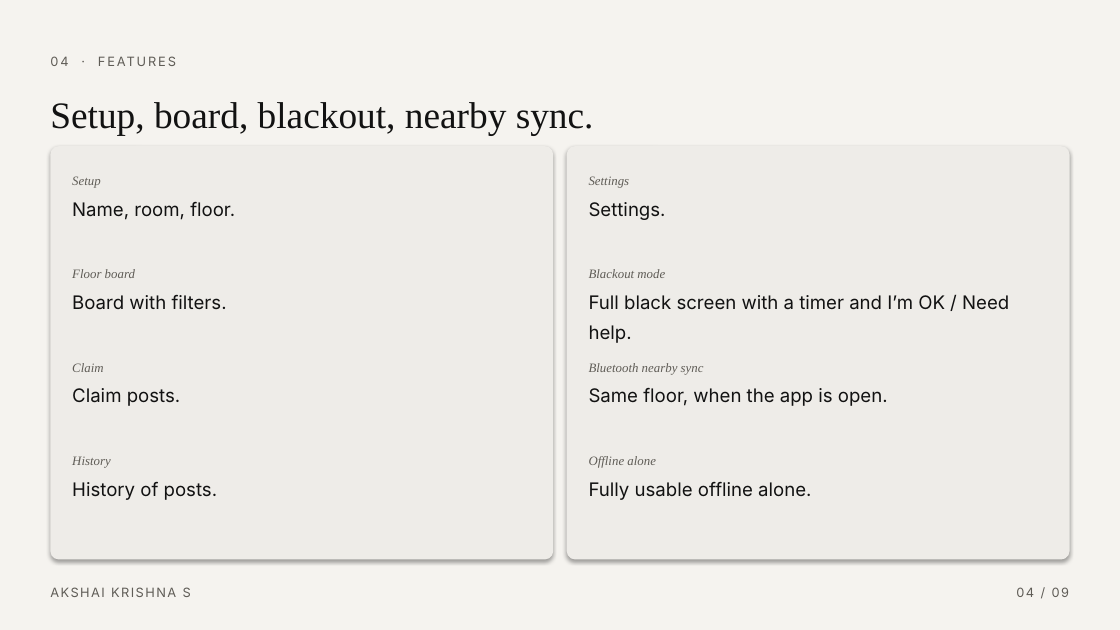
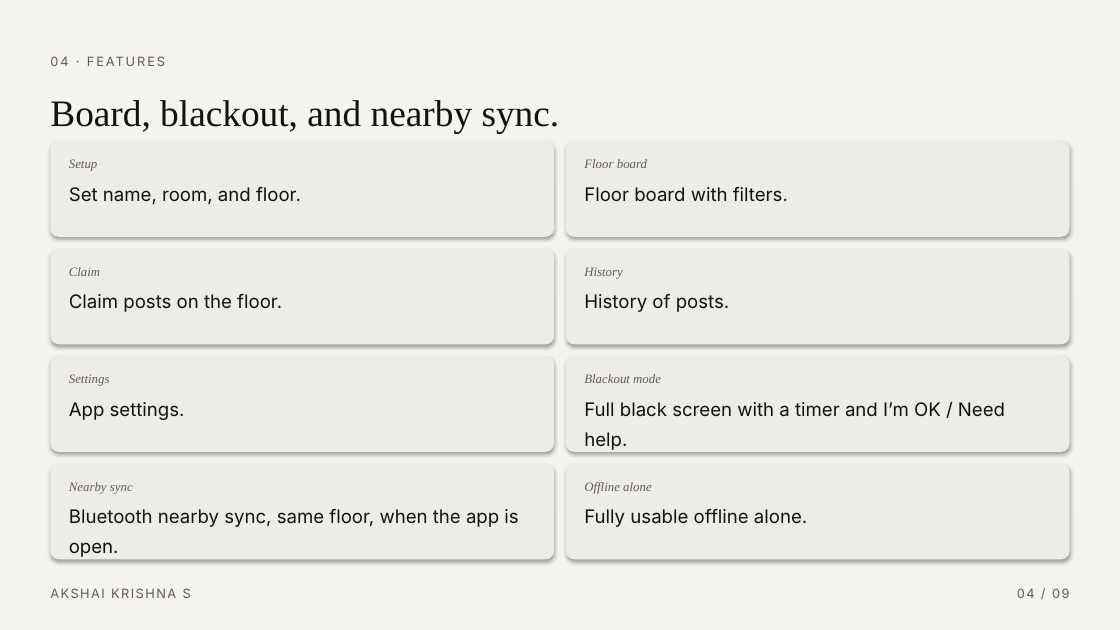
Before and after one commit to flyme2mars/hop, a slide deck: slide 4 of presentation/Hop-OffGrid.pptx. Drawn at 1120x630 pixels with LibreOffice and Linux fonts; fonts in the diff are those of the drawing. Boxes give left, top, right and bottom in pixels: in the first picture for what was removed or moved away, otherwise in the second. Text is boxed around its words. In the diff, an @@ line names an element or a change of style, - is before the commit and + after.

```diff
--- a/presentation/Hop-OffGrid.pptx
+++ b/presentation/Hop-OffGrid.pptx
@@ text at [50,100,560,134]: text changed @@
-Setup, board, blackout, nearby sync.
+Board, blackout, and nearby sync.
@@ rounded rectangle: place and size @@
-rounded rectangle at [50,146,554,560]
+rounded rectangle at [50,141,555,237]
@@ rounded rectangle at [50,141,555,237]: proportions changed @@
@@ rounded rectangle at [566,141,1070,237]: proportions changed @@
@@ rounded rectangle: place and size @@
-rounded rectangle at [567,146,1070,560]
+rounded rectangle at [566,141,1070,237]
@@ text "Setup": place and size @@
-text "Setup" at [72,176,101,188]
+text "Setup" at [69,159,98,171]
@@ text "Floor board": place and size @@
-text "Floor board" at [72,269,135,278]
+text "Floor board" at [584,159,647,168]
@@ text at [69,187,301,205]: text changed @@
-Name, room, floor.
+Set name, room, and floor.
@@ text at [584,187,788,202]: text changed @@
-Board with filters.
+Floor board with filters.
@@ rounded rectangle added at [50,249,555,344], fill #EEECE8 @@
@@ text "Claim": place and size @@
-text "Claim" at [72,363,103,372]
+text "Claim" at [69,267,100,276]
@@ rounded rectangle added at [566,249,1070,344], fill #EEECE8 @@
@@ text "History": place and size @@
-text "History" at [72,456,111,468]
+text "History" at [584,267,623,279]
@@ text at [69,294,282,312]: text changed @@
-Claim posts.
+Claim posts on the floor.
@@ text "History of posts.": place and size @@
-text "History of posts." at [72,482,217,500]
+text "History of posts." at [584,294,729,312]
@@ rounded rectangle added at [50,356,555,452], fill #EEECE8 @@
@@ rounded rectangle added at [566,356,1070,452], fill #EEECE8 @@
@@ text "Settings": place and size @@
-text "Settings" at [589,176,630,188]
+text "Settings" at [69,374,110,386]
@@ text "Blackout mode": place and size @@
-text "Blackout mode" at [589,269,665,278]
+text "Blackout mode" at [584,374,661,383]
@@ text at [69,402,185,420]: text changed @@
-Settings.
+App settings.
@@ text "Full black screen with a ...": place and size @@
-text "Full black screen with a ..." at [589,295,1009,343]
+text "Full black screen with a ..." at [584,402,1005,450]
@@ rounded rectangle added at [50,464,555,560], fill #EEECE8 @@
@@ rounded rectangle added at [566,464,1070,560], fill #EEECE8 @@
@@ text "Offline alone": place and size @@
-text "Offline alone" at [589,456,656,468]
+text "Offline alone" at [584,482,652,494]
@@ text at [69,509,518,557]: text changed @@
-Same floor, when the app is open.
+Bluetooth nearby sync, same floor, when the app is open.
@@ text at [69,482,133,494]: text changed @@
-Bluetooth nearby sync
+Nearby sync
@@ text "Fully usable offline alone.": place and size @@
-text "Fully usable offline alone." at [589,482,811,500]
+text "Fully usable offline alone." at [584,509,807,527]
```
Also in this commit, not shown: 8 other slides changed, 3 other files.
